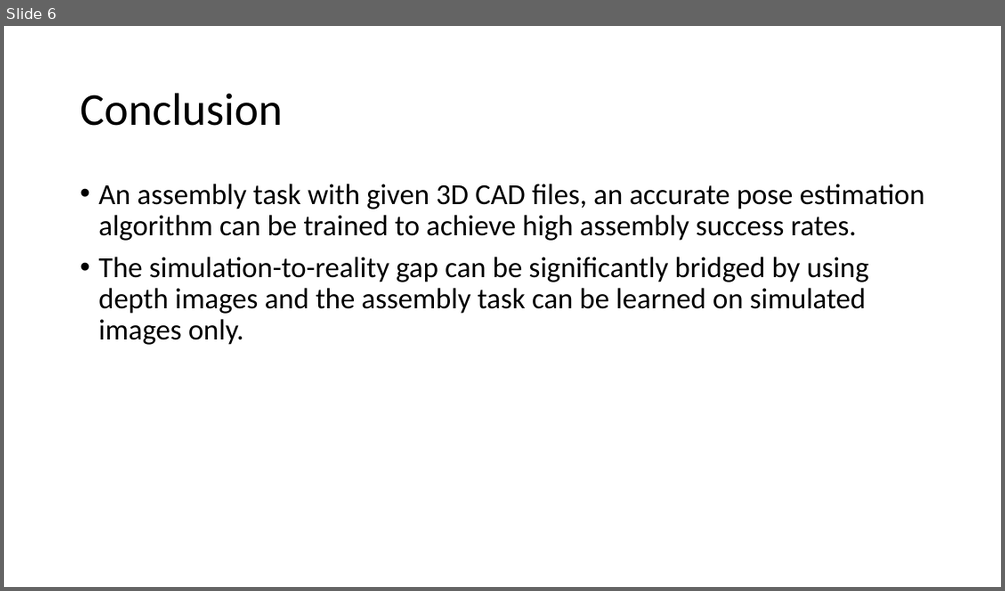
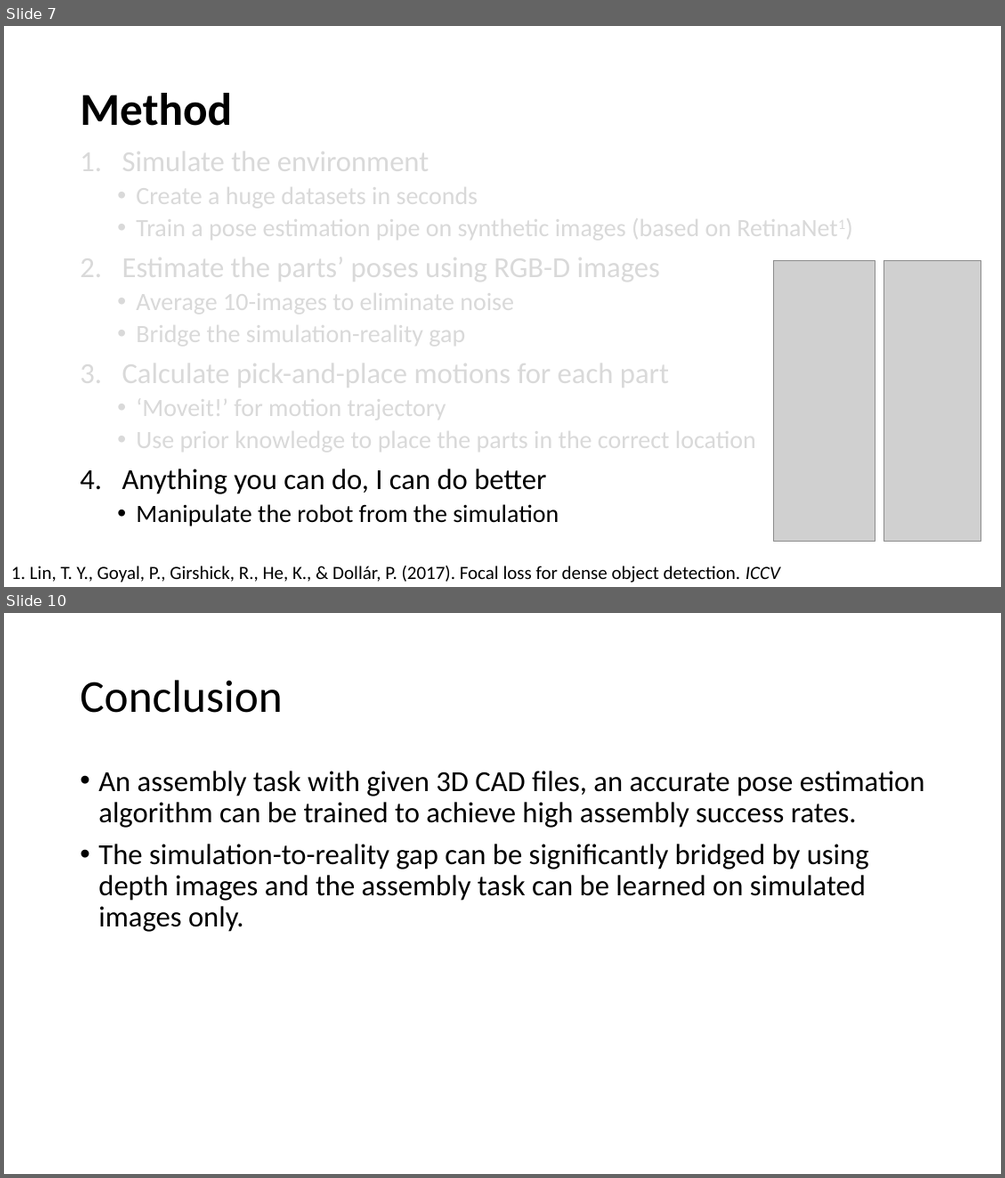
Before and after one commit to farjon/IRS_course, a slide deck: FinalProject/FinalProject.pptx. Shown one above the other, each under a label of ours: slide 6 before the commit, slides 7 and 10 after it; the slides between them are not shown. The pictures are 1005x591 and 1005x1178 pixels, drawn with LibreOffice and Linux fonts; fonts in the diff are those of the drawing; grey boxes stand for pictures. Boxes give left, top, right and bottom in pixels: in the first picture for what was removed or moved away, otherwise in the second. Text is boxed around its words. In the diff, an @@ line names an element or a change of style, - is before the commit and + after.

```diff
--- a/FinalProject/FinalProject.pptx
+++ b/FinalProject/FinalProject.pptx
@@ slide 7 added at box(4, 26, 1001, 587), background #FFFFFF @@
@@ title added at box(80, 93, 232, 126), 44 pt, text #000000, bold @@
+Method
@@ text added at box(122, 143, 756, 526), 24 pt, text #D9D9D9 @@
+1. Simulate the environment
+  • Create a huge datasets in seconds
+  • Train a pose estimation pipe on synthetic images (based on RetinaNet1)
+2. Estimate the parts’ poses using RGB-D images
+  • Average 10-images to eliminate noise
+  • Bridge the simulation-reality gap
+3. Calculate pick-and-place motions for each part
+  • ‘Moveit!’ for motion trajectory
+  • Use prior knowledge to place the parts in the correct location
+4. Anything you can do, I can do better
+  • Manipulate the robot from the simulation
@@ picture added at box(774, 260, 874, 540) @@
@@ picture added at box(884, 260, 981, 540) @@
@@ text added at box(11, 565, 780, 582), 18 pt, text #000000 @@
+1. Lin, T. Y., Goyal, P., Girshick, R., He, K., & Dollár, P. (2017). Focal loss for dense object detection. ICCV
@@ what was slide 6 is now slide 10 @@
```
Also in this commit, not shown: 5 slides changed, 4 other slides added, 1 slide removed, 10 other files.
